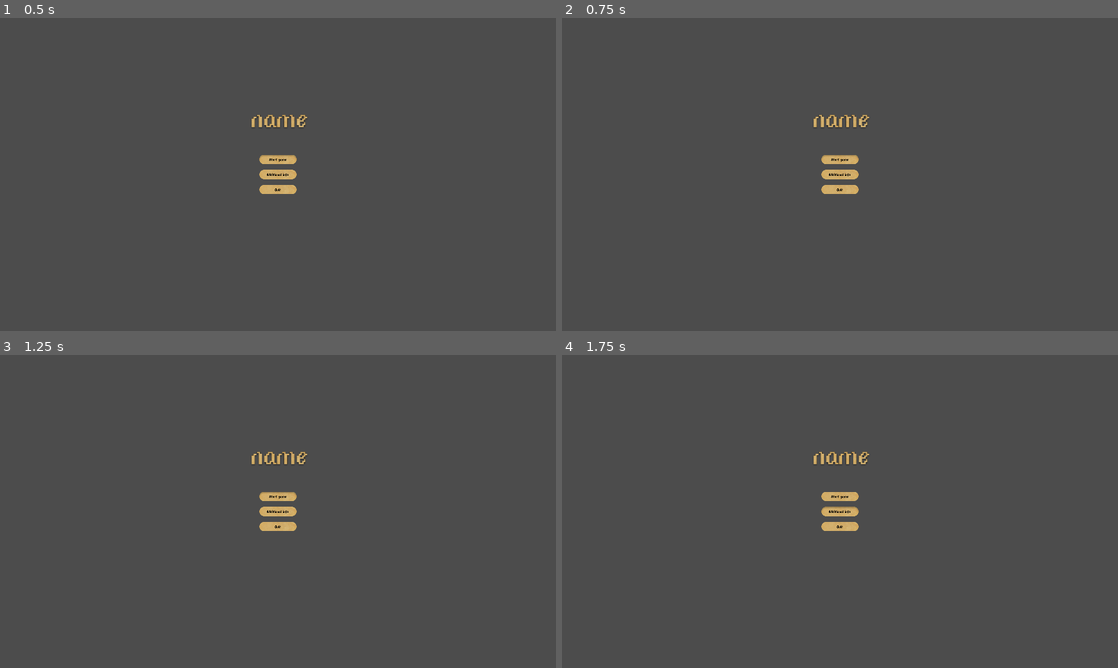
Above: before the commit, frames 1-4 (two rows, left to right).
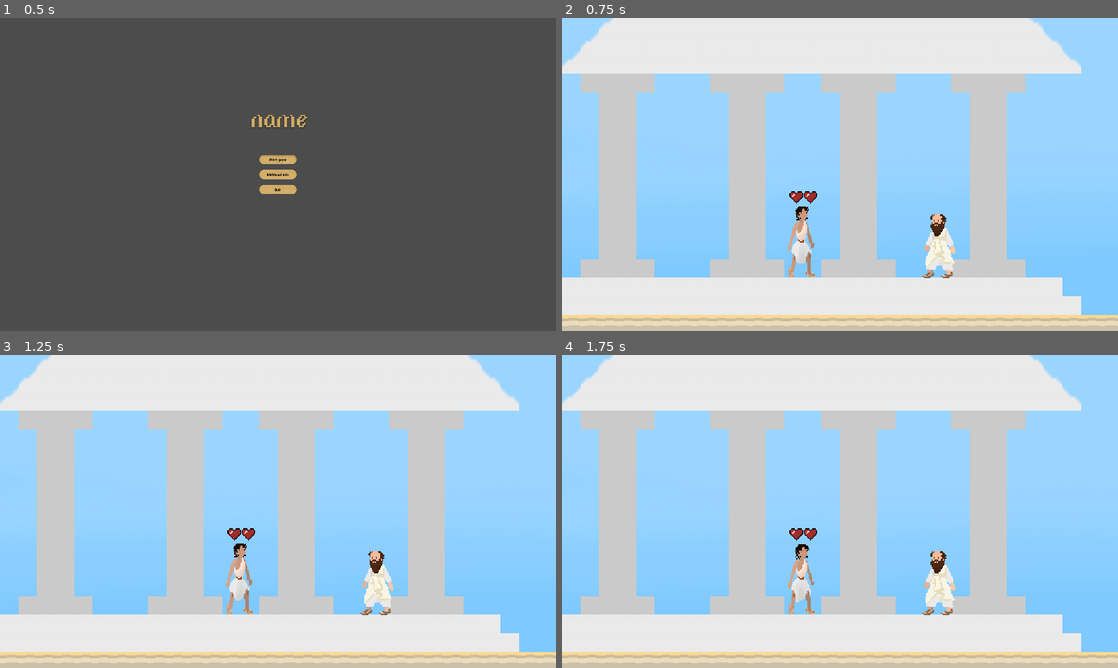
Above: after the commit, the same moments.

Repository: volchonok091/game
Game: Godot game, scene res://UI/menus/mainmenu.tscn
The game is run twice, just before and just after one commit, with the same random seed, the same clock (stepped at 60 frames per second) and the same inputs.
Inputs (mouse positions are in pixels of both pictures, inside the frame that each line leads up to):
- Up to frame 1 (0.5 s): no input
- Up to frame 2 (0.75 s): click (840, 158) at 0.5 s
- Up to frame 3 (1.25 s): no input
- Up to frame 4 (1.75 s): click (840, 511) at 1.27 s

Frame 1 is identical in both runs. In frame 2, 100% of the frame differs, in the area x 0-100%, y 0-100%; in frame 3, 100%; in frame 4, 100%.

Commit message:
health and magic
add health to enemy, add health bar, add attack to main character, fix animation

Diff:
--- /dev/null
+++ b/Phy_Enemy/Enemystats.tscn
@@ -0,0 +1,6 @@
+[gd_scene load_steps=2 format=2]
+
+[ext_resource path="res://stats/stats.tscn" type="PackedScene" id=1]
+
+[node name="stats" instance=ExtResource( 1 )]
+max_health = 1
--- a/Phy_Enemy/Litle_Enemy.gd
+++ b/Phy_Enemy/Litle_Enemy.gd
@@ -7,7 +7,10 @@
 
 var speed = 250
 
+var stats = Enemystats
+
 func _ready():
+	stats.connect("no_health",self, "queue_free")
 	$AnimationPlayer.play("Walk")
 
 func _process(_delta):
@@ -41,8 +44,9 @@
 func _on_PlayerDetector_body_entered(body):
 	$AnimationPlayer.play("Attack")
 
-
+func _on_Hurtbox_area_entered(area):
+	stats.health -= 1
 
 
 func _on_Area2D_body_entered(body):
-	get_tree().reload_current_scene()
+	pass
--- a/Phy_Enemy/Litle_Enemy.tscn
+++ b/Phy_Enemy/Litle_Enemy.tscn
@@ -66,6 +66,10 @@
 [sub_resource type="RectangleShape2D" id=4]
 extents = Vector2( 58.5, 46 )
 
+[sub_resource type="CapsuleShape2D" id=6]
+radius = 50.0
+height = 110.0
+
 [node name="Litle_Enemy" type="KinematicBody2D"]
 position = Vector2( 0, -1 )
 collision_layer = 2
@@ -107,9 +111,7 @@
 [node name="AttackDetector" type="Area2D" parent="."]
 position = Vector2( -3, 24 )
 collision_layer = 0
-collision_mask = 3
-monitoring = false
-monitorable = false
+collision_mask = 259
 
 [node name="CollisionShape2D" type="CollisionShape2D" parent="AttackDetector"]
 modulate = Color( 1, 0, 0, 1 )
@@ -117,5 +119,14 @@
 position = Vector2( -129, -18 )
 shape = SubResource( 4 )
 
+[node name="Hurtbox" type="Area2D" parent="."]
+collision_layer = 512
+collision_mask = 0
+
+[node name="CollisionShape2D" type="CollisionShape2D" parent="Hurtbox"]
+position = Vector2( -5, 3 )
+shape = SubResource( 6 )
+
 [connection signal="body_entered" from="PlayerDetector" to="." method="_on_PlayerDetector_body_entered"]
 [connection signal="body_entered" from="AttackDetector" to="." method="_on_Area2D_body_entered"]
+[connection signal="area_entered" from="Hurtbox" to="." method="_on_Hurtbox_area_entered"]
--- a/Phy_Player/Playermain.tscn
+++ b/Phy_Player/Playermain.tscn
@@ -1,15 +1,197 @@
-[gd_scene load_steps=2 format=2]
+[gd_scene load_steps=11 format=2]
 
 [ext_resource path="res://Phy_Player/Test_Phy_Player.tscn" type="PackedScene" id=1]
+[ext_resource path="res://UI/Player/eet-Sheet.png" type="Texture" id=2]
+[ext_resource path="res://UI/HP/HeartUI.tscn" type="PackedScene" id=3]
+
+[sub_resource type="CapsuleShape2D" id=1]
+radius = 315.0
+height = 590.001
+
+[sub_resource type="Animation" id=2]
+resource_name = "Attac"
+length = 1.9
+loop = true
+tracks/0/type = "value"
+tracks/0/path = NodePath("Sprite:frame")
+tracks/0/interp = 1
+tracks/0/loop_wrap = true
+tracks/0/imported = false
+tracks/0/enabled = true
+tracks/0/keys = {
+"times": PoolRealArray( 0, 0.2, 0.4, 0.6, 0.8, 1, 1.2, 1.4, 1.6, 1.8 ),
+"transitions": PoolRealArray( 1, 1, 1, 1, 1, 1, 1, 1, 1, 1 ),
+"update": 1,
+"values": [ 10, 11, 10, 12, 13, 14, 15, 16, 17, 17 ]
+}
+tracks/1/type = "value"
+tracks/1/path = NodePath("HitboxPivot:rotation_degrees")
+tracks/1/interp = 1
+tracks/1/loop_wrap = true
+tracks/1/imported = false
+tracks/1/enabled = true
+tracks/1/keys = {
+"times": PoolRealArray( 1.4 ),
+"transitions": PoolRealArray( 1 ),
+"update": 0,
+"values": [ 0.0 ]
+}
+tracks/2/type = "value"
+tracks/2/path = NodePath("HitboxPivot/MagicHitbox/CollisionShape2D:disabled")
+tracks/2/interp = 1
+tracks/2/loop_wrap = true
+tracks/2/imported = false
+tracks/2/enabled = true
+tracks/2/keys = {
+"times": PoolRealArray( 1.6, 1.9 ),
+"transitions": PoolRealArray( 1, 1 ),
+"update": 1,
+"values": [ false, true ]
+}
+
+[sub_resource type="Animation" id=3]
+resource_name = "Idle"
+length = 0.75
+loop = true
+tracks/0/type = "value"
+tracks/0/path = NodePath("Sprite:frame")
+tracks/0/interp = 1
+tracks/0/loop_wrap = true
+tracks/0/imported = false
+tracks/0/enabled = true
+tracks/0/keys = {
+"times": PoolRealArray( 0, 0.1, 0.2, 0.3, 0.4, 0.5, 0.6, 0.7, 7 ),
+"transitions": PoolRealArray( 1, 1, 1, 1, 1, 1, 1, 1, 1 ),
+"update": 1,
+"values": [ 0, 1, 2, 3, 4, 5, 6, 7, 8 ]
+}
+tracks/1/type = "value"
+tracks/1/path = NodePath("HitboxPivot/MagicHitbox/CollisionShape2D:disabled")
+tracks/1/interp = 1
+tracks/1/loop_wrap = true
+tracks/1/imported = false
+tracks/1/enabled = true
+tracks/1/keys = {
+"times": PoolRealArray( 0 ),
+"transitions": PoolRealArray( 1 ),
+"update": 1,
+"values": [ true ]
+}
+
+[sub_resource type="Animation" id=4]
+resource_name = "Jump"
+length = 0.15
+tracks/0/type = "value"
+tracks/0/path = NodePath("Sprite:frame")
+tracks/0/interp = 1
+tracks/0/loop_wrap = true
+tracks/0/imported = false
+tracks/0/enabled = true
+tracks/0/keys = {
+"times": PoolRealArray( 0, 0.1 ),
+"transitions": PoolRealArray( 1, 1 ),
+"update": 1,
+"values": [ 28, 28 ]
+}
+
+[sub_resource type="Animation" id=7]
+length = 0.001
+tracks/0/type = "value"
+tracks/0/path = NodePath("HitboxPivot:rotation_degrees")
+tracks/0/interp = 1
+tracks/0/loop_wrap = true
+tracks/0/imported = false
+tracks/0/enabled = true
+tracks/0/keys = {
+"times": PoolRealArray( 0 ),
+"transitions": PoolRealArray( 1 ),
+"update": 0,
+"values": [ 0.0 ]
+}
+tracks/1/type = "value"
+tracks/1/path = NodePath("HitboxPivot/MagicHitbox/CollisionShape2D:disabled")
+tracks/1/interp = 1
+tracks/1/loop_wrap = true
+tracks/1/imported = false
+tracks/1/enabled = true
+tracks/1/keys = {
+"times": PoolRealArray( 0 ),
+"transitions": PoolRealArray( 1 ),
+"update": 0,
+"values": [ true ]
+}
+
+[sub_resource type="Animation" id=5]
+resource_name = "Run"
+length = 0.75
+loop = true
+tracks/0/type = "value"
+tracks/0/path = NodePath("Sprite:frame")
+tracks/0/interp = 1
+tracks/0/loop_wrap = true
+tracks/0/imported = false
+tracks/0/enabled = true
+tracks/0/keys = {
+"times": PoolRealArray( 0, 0.1, 0.2, 0.3, 0.4, 0.5, 0.6, 0.7 ),
+"transitions": PoolRealArray( 1, 1, 1, 1, 1, 1, 1, 1 ),
+"update": 1,
+"values": [ 19, 20, 21, 22, 23, 24, 25, 26 ]
+}
+
+[sub_resource type="RectangleShape2D" id=6]
+extents = Vector2( 1228.75, 192.5 )
 
 [node name="Player" groups=["Player"] instance=ExtResource( 1 )]
-position = Vector2( 615, 946 )
+position = Vector2( -3, 1 )
 collision_mask = 2147483650
 
-[node name="AnimatedSprite" parent="." index="0"]
-frame = 1
-
-[node name="Camera2D" parent="." index="2"]
+[node name="Camera2D" parent="." index="1"]
 limit_bottom = 1080
 drag_margin_h_enabled = true
 drag_margin_v_enabled = true
+
+[node name="Hurtbox" type="Area2D" parent="." index="2"]
+collision_layer = 256
+collision_mask = 0
+
+[node name="CollisionShape2D" type="CollisionShape2D" parent="Hurtbox" index="0"]
+shape = SubResource( 1 )
+
+[node name="AnimationPlayer" type="AnimationPlayer" parent="." index="3"]
+anims/Attac = SubResource( 2 )
+anims/Idle = SubResource( 3 )
+anims/Jump = SubResource( 4 )
+anims/RESET = SubResource( 7 )
+anims/Run = SubResource( 5 )
+
+[node name="Sprite" type="Sprite" parent="." index="4"]
+position = Vector2( 0, -5 )
+scale = Vector2( 3.04688, 4.03125 )
+texture = ExtResource( 2 )
+hframes = 29
+frame = 19
+
+[node name="HitboxPivot" type="Position2D" parent="." index="5"]
+position = Vector2( 15, -340 )
+__meta__ = {
+"_gizmo_extents_": 251.4
+}
+
+[node name="MagicHitbox" type="Area2D" parent="HitboxPivot" index="0"]
+position = Vector2( 405, 0 )
+scale = Vector2( 1, 1 )
+collision_layer = 0
+collision_mask = 512
+
+[node name="CollisionShape2D" type="CollisionShape2D" parent="HitboxPivot/MagicHitbox" index="0"]
+position = Vector2( 1070, 5 )
+shape = SubResource( 6 )
+disabled = true
+
+[node name="HeartUI" parent="." index="6" instance=ExtResource( 3 )]
+margin_left = -190.0
+margin_top = -870.0
+margin_right = -190.0
+margin_bottom = -870.0
+
+[connection signal="area_entered" from="Hurtbox" to="." method="_on_Hurtbox_area_entered"]
--- /dev/null
+++ b/Phy_Player/Playerstats.tscn
@@ -0,0 +1,5 @@
+[gd_scene load_steps=2 format=2]
+
+[ext_resource path="res://stats/stats.tscn" type="PackedScene" id=1]
+
+[node name="stats" instance=ExtResource( 1 )]
--- a/Phy_Player/Scripts_Player_Ph/Scripts_Player_Phy_V1.gd
+++ b/Phy_Player/Scripts_Player_Ph/Scripts_Player_Phy_V1.gd
@@ -2,10 +2,15 @@
 
 const Speed = 450
 const Gravity = 12
-const JumpVelocity = 400
+const JumpVelocity = 500
 const Up = Vector2(0,-1)
 
 var Movement = Vector2()
+
+var stats = Playerstats
+
+func _ready():
+	stats.connect("no_health",self, "queue_free")
 
 func _physics_process(delta):
 
@@ -19,26 +24,59 @@
 
 	Keyboard()
 
+	Magic_Attack()
+
 	pass
+
+func Magic_Attack():
+	if Input.is_action_just_pressed("magick"):
+		$AnimationPlayer.play("Attac")
+		yield(get_tree().create_timer(1.9), "timeout")
+	else:pass
+
 
 func Keyboard():
 
+	#if Input.is_action_just_pressed("magic_slowmo_ability"):
+		#$AnimationPlayer.play("Attac")
+		#print("start")
+		#yield(get_tree().create_timer(1.9), "timeout")
+		#print("end")
+
+	#else:pass
+
 	if Input.is_action_pressed("Move_Left"):
+		if Input.is_action_just_pressed("Move_Left") and not scale.x < 0:
+			scale.x = -0.2
+		else:pass
 		Movement.x = -Speed
-		$AnimatedSprite.play("Run")
-		$AnimatedSprite.flip_h = true
+		$AnimationPlayer.play("Run")
 	elif Input.is_action_pressed("Move_Right"):
+		if Input.is_action_just_pressed("Move_Right") and not scale.x > 0:
+			scale.x = -scale.x
+		else:pass
 		Movement.x = Speed
-		$AnimatedSprite.play("Run")
-		$AnimatedSprite.flip_h = false
-	else:
+		$AnimationPlayer.play("Run")
+	elif not Input.is_action_pressed("magick"):
 		Movement.x = 0
-		$AnimatedSprite.play("Idle")
+		$AnimationPlayer.play("Idle")
 
 	if is_on_floor():
 		if Input.is_action_just_pressed("Jump"):
 			Movement.y = -JumpVelocity
 	else:
-		$AnimatedSprite.play("Jump")
+		$AnimationPlayer.play("Jump")
+
+
 
 	pass
+
+
+func _on_Hurtbox_area_entered(area):
+	stats.health -= 1
+
+
+
+
+func _on_Attack_area_entered(area):
+	pass
--- a/Phy_Player/Test_Phy_Player.tscn
+++ b/Phy_Player/Test_Phy_Player.tscn
@@ -1,52 +1,6 @@
-[gd_scene load_steps=22 format=2]
+[gd_scene load_steps=3 format=2]
 
-[ext_resource path="res://GRAFICA/Player/frame_06_delay-0.1s.png" type="Texture" id=1]
-[ext_resource path="res://GRAFICA/Player/frame_07_delay-0.1s.png" type="Texture" id=2]
-[ext_resource path="res://GRAFICA/Player/frame_08_delay-0.1s.png" type="Texture" id=3]
-[ext_resource path="res://GRAFICA/Player/frame_09_delay-0.1s.png" type="Texture" id=4]
-[ext_resource path="res://GRAFICA/Player/frame_02_delay-0.1s.png" type="Texture" id=5]
-[ext_resource path="res://GRAFICA/Player/frame_00_delay-0.1s.png" type="Texture" id=6]
-[ext_resource path="res://GRAFICA/Player/frame_01_delay-0.1s.png" type="Texture" id=7]
-[ext_resource path="res://GRAFICA/Player/frame_03_delay-0.1s.png" type="Texture" id=8]
-[ext_resource path="res://GRAFICA/Player/frame_04_delay-0.1s.png" type="Texture" id=9]
-[ext_resource path="res://GRAFICA/Player/frame_05_delay-0.1s.png" type="Texture" id=10]
 [ext_resource path="res://Phy_Player/Scripts_Player_Ph/Scripts_Player_Phy_V1.gd" type="Script" id=11]
-[ext_resource path="res://GRAFICA/Player/frame_0_delay-0.1s.png" type="Texture" id=12]
-[ext_resource path="res://GRAFICA/Player/frame_1_delay-0.1s.png" type="Texture" id=13]
-[ext_resource path="res://GRAFICA/Player/frame_2_delay-0.1s.png" type="Texture" id=14]
-[ext_resource path="res://GRAFICA/Player/frame_4_delay-0.1s.png" type="Texture" id=15]
-[ext_resource path="res://GRAFICA/Player/frame_5_delay-0.1s.png" type="Texture" id=16]
-[ext_resource path="res://GRAFICA/Player/frame_6_delay-0.1s.png" type="Texture" id=17]
-[ext_resource path="res://GRAFICA/Player/frame_7_delay-0.1s.png" type="Texture" id=18]
-[ext_resource path="res://GRAFICA/Player/frame_3_delay-0.1s.png" type="Texture" id=19]
-
-[sub_resource type="SpriteFrames" id=1]
-animations = [ {
-"frames": [ ExtResource( 6 ), ExtResource( 7 ), ExtResource( 5 ), ExtResource( 8 ), ExtResource( 9 ), ExtResource( 10 ), ExtResource( 1 ), ExtResource( 2 ), ExtResource( 3 ), ExtResource( 4 ) ],
-"loop": true,
-"name": "Idle",
-"speed": 10.0
-}, {
-"frames": [ ExtResource( 12 ), ExtResource( 13 ) ],
-"loop": true,
-"name": "Jump",
-"speed": 1.0
-}, {
-"frames": [ ExtResource( 12 ), ExtResource( 16 ), ExtResource( 14 ), ExtResource( 19 ), ExtResource( 15 ), ExtResource( 16 ), ExtResource( 17 ), ExtResource( 18 ) ],
-"loop": true,
-"name": "Run",
-"speed": 5.01
-}, {
-"frames": [ ExtResource( 6 ) ],
-"loop": true,
-"name": "descent",
-"speed": 5.0
-}, {
-"frames": [ ExtResource( 6 ) ],
-"loop": true,
-"name": "Magick",
-"speed": 5.0
-} ]
 
 [sub_resource type="RectangleShape2D" id=2]
 extents = Vector2( 293, 609 )
@@ -57,14 +11,6 @@
 __meta__ = {
 "_edit_group_": true
 }
-
-[node name="AnimatedSprite" type="AnimatedSprite" parent="."]
-position = Vector2( 0, 4 )
-scale = Vector2( 4, 4 )
-frames = SubResource( 1 )
-animation = "Idle"
-frame = 6
-playing = true
 
 [node name="CollisionShape2D" type="CollisionShape2D" parent="."]
 position = Vector2( 15, -6 )
--- /dev/null
+++ b/UI/HP/HeartUI.gd
@@ -0,0 +1,24 @@
+extends Control
+
+var hearts = 2 setget set_hearts
+var max_hearts = 2 setget set_max_hearts
+
+onready var heartUIFULL = $HeartUIFull
+onready var heartUIEMPTY = $HeartUIEmpty
+
+func set_hearts(value):
+	hearts = clamp(value, 0, max_hearts)
+	if heartUIFULL != null:
+		heartUIFULL.rect_size.x = hearts * 481
+
+func set_max_hearts(value):
+	max_hearts = max(value, 1)
+	self.hearts = min(hearts, max_hearts)
+	if heartUIEMPTY != null:
+		heartUIEMPTY.rect_size.x = hearts * 481
+
+func _ready():
+	self.max_hearts = Playerstats.max_health
+	self.hearts = Playerstats.health
+	Playerstats.connect("health_changed", self, "set_hearts")
+	Playerstats.connect("max_health_changed", self, "set_max_hearts")
--- /dev/null
+++ b/UI/HP/HeartUI.tscn
@@ -0,0 +1,26 @@
+[gd_scene load_steps=4 format=2]
+
+[ext_resource path="res://UI/HP/HeartUI.gd" type="Script" id=1]
+[ext_resource path="res://UI/HP/PikPng.com_pixel-heart-png_971526.png" type="Texture" id=2]
+[ext_resource path="res://UI/HP/PikPng.com_pixel-heart-png_1787846.png" type="Texture" id=3]
+
+[node name="HeartUI" type="Control"]
+margin_right = 40.0
+margin_bottom = 40.0
+script = ExtResource( 1 )
+
+[node name="HeartUIEmpty" type="TextureRect" parent="."]
+margin_right = 2400.0
+margin_bottom = 1015.0
+rect_scale = Vector2( 0.2, 0.18 )
+texture = ExtResource( 2 )
+stretch_mode = 2
+
+[node name="HeartUIFull" type="TextureRect" parent="."]
+margin_left = -6.0
+margin_top = -15.0
+margin_right = 956.0
+margin_bottom = 402.0
+rect_scale = Vector2( 0.5, 0.5 )
+texture = ExtResource( 3 )
+stretch_mode = 2
--- a/levels/level1.tscn
+++ b/levels/level1.tscn
@@ -13,8 +13,6 @@
 [ext_resource path="res://Phy_Enemy/Litle_Enemy.tscn" type="PackedScene" id=11]
 [ext_resource path="res://GRAFICA/pifagor/pifagor.tscn" type="PackedScene" id=12]
 [ext_resource path="res://GRAFICA/scenes/levelchanger.tscn" type="PackedScene" id=13]
-
-[ext_resource path="res://GRAFICA/levelchanger.tscn" type="PackedScene" id=13]
 [ext_resource path="res://levels/level1.gd" type="Script" id=14]
 [ext_resource path="res://Phy_Player/magic/slowmo/SlowmoController.tscn" type="PackedScene" id=15]
 
@@ -403,7 +401,7 @@
 position = Vector2( 1298, 788 )
 
 [node name="Player" parent="." instance=ExtResource( 8 )]
-position = Vector2( 859, 764 )
+position = Vector2( 825, 767 )
 collision_layer = 2147483649
 
 [node name="Sun" type="Sprite" parent="."]
--- a/project.godot
+++ b/project.godot
@@ -16,8 +16,10 @@
 
 [autoload]
 
-Pausemenu="*res://menus/pausemenu.tscn"
 Door="*res://door.gd"
+Stats="*res://stats/stats.tscn"
+Playerstats="*res://Phy_Player/Playerstats.tscn"
+Enemystats="*res://Phy_Enemy/Enemystats.tscn"
 
 [display]
 
@@ -74,6 +76,11 @@
 "events": [ Object(InputEventKey,"resource_local_to_scene":false,"resource_name":"","device":0,"alt":false,"shift":false,"control":false,"meta":false,"command":false,"pressed":false,"scancode":49,"physical_scancode":0,"unicode":0,"echo":false,"script":null)
  ]
 }
+magick={
+"deadzone": 0.5,
+"events": [ Object(InputEventKey,"resource_local_to_scene":false,"resource_name":"","device":0,"alt":false,"shift":false,"control":false,"meta":false,"command":false,"pressed":false,"scancode":50,"physical_scancode":0,"unicode":0,"echo":false,"script":null)
+ ]
+}
 
 [physics]
 
--- /dev/null
+++ b/stats/stats.gd
@@ -0,0 +1,21 @@
+extends Node2D
+
+export(int) var max_health = 1 setget set_max_health
+var health = max_health setget set_health
+
+signal no_health
+signal health_changed(value)
+signal max_health_changed(value)
+
+func set_max_health(value):
+	max_health = value
+	self.health = min(health, max_health)
+	emit_signal("max_health_changed")
+
+func set_health(value):
+	health = value
+	emit_signal("health_changed", health)
+	if health <= 0:
+		emit_signal("no_health")
+func _ready():
+	self.health = max_health
--- /dev/null
+++ b/stats/stats.tscn
@@ -0,0 +1,7 @@
+[gd_scene load_steps=2 format=2]
+
+[ext_resource path="res://stats/stats.gd" type="Script" id=1]
+
+[node name="stats" type="Node2D"]
+script = ExtResource( 1 )
+max_health = 2
Not shown: 1 places in Phy_Enemy/Litle_Enemy.tscn that only renumber resources
Binary file added: UI/HP/PikPng.com_pixel-heart-png_1787846.png
Not shown, added: UI/HP/PikPng.com_pixel-heart-png_1787846.png.import
Binary file added: UI/HP/PikPng.com_pixel-heart-png_971526.png
Not shown, added: UI/HP/PikPng.com_pixel-heart-png_971526.png.import
Binary file added: UI/Player/eet-Sheet.png
Not shown, added: UI/Player/eet-Sheet.png.import
